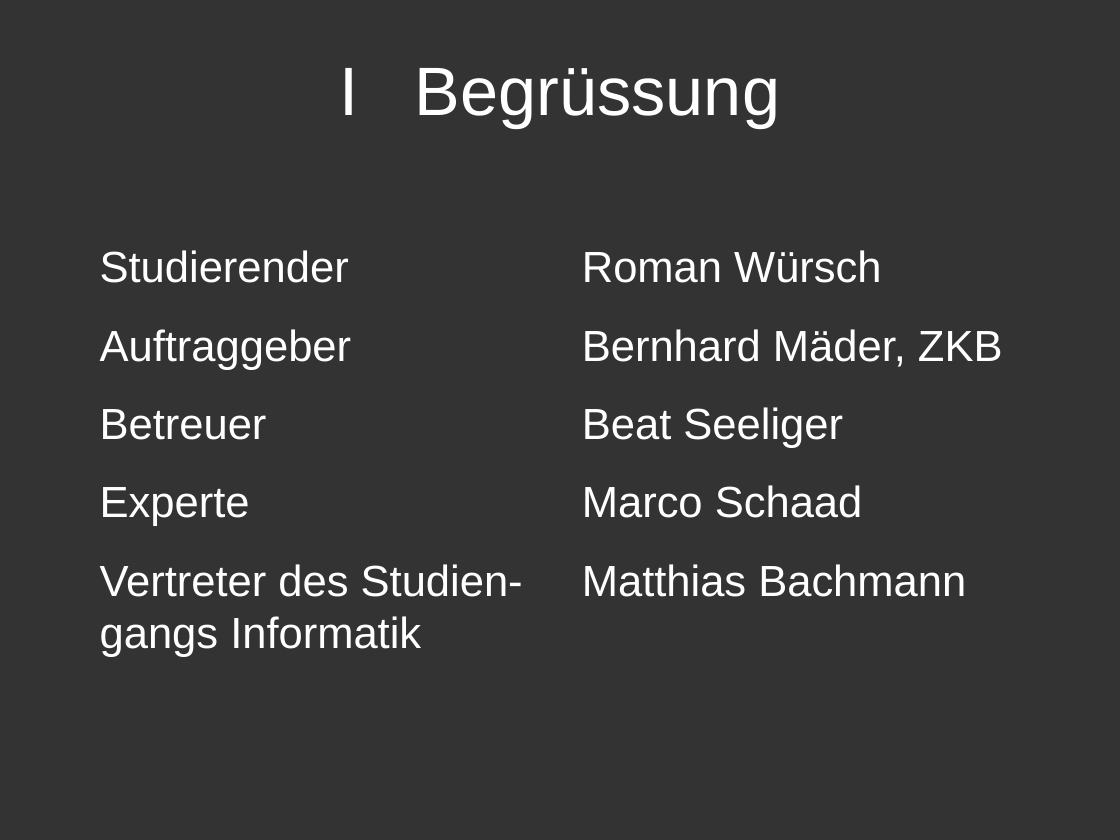
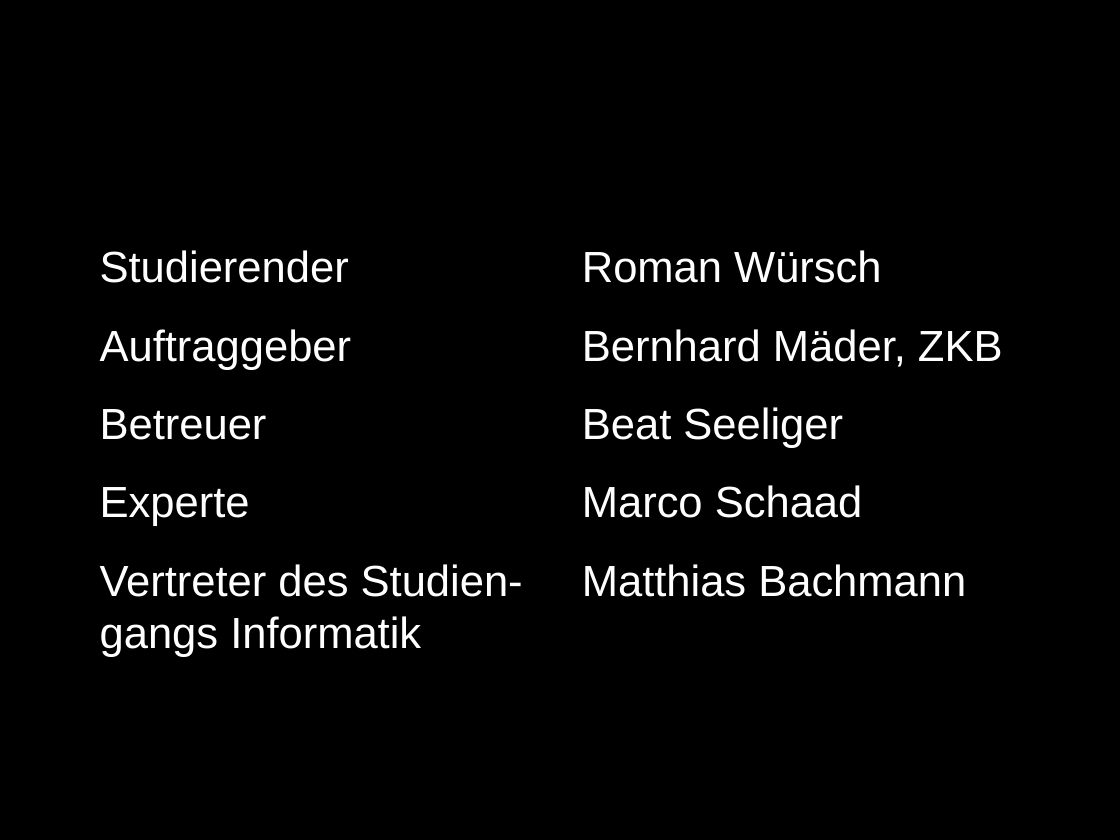
Before and after one commit to sushicutta/Diplomarbeit, a slide deck: slide 3 of praesentation/designreview/design-review-meeting.ppt. Drawn at 1120x840 pixels with LibreOffice and Linux fonts; fonts in the diff are those of the drawing. Boxes give left, top, right and bottom in pixels: in the first picture for what was removed or moved away, otherwise in the second. Text is boxed around its words. In the diff, an @@ line names an element or a change of style, - is before the commit and + after.

Commit message:
Design - review Präsentation

```diff
--- a/praesentation/designreview/design-review-meeting.ppt
+++ b/praesentation/designreview/design-review-meeting.ppt
@@ background #333333 to #000000 @@
@@ title removed at [339, 68, 780, 128] @@
-I Begrüssung
```
Also in this commit, not shown: 8 other slides changed, 6 slides added, 1 slide removed.
